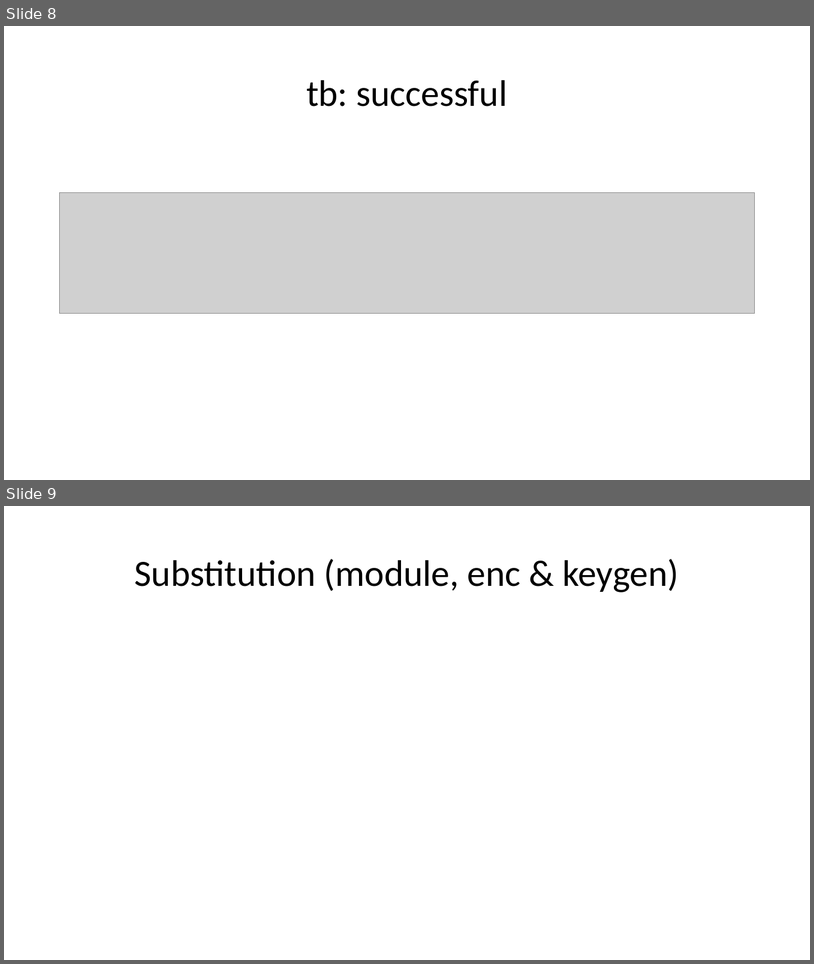
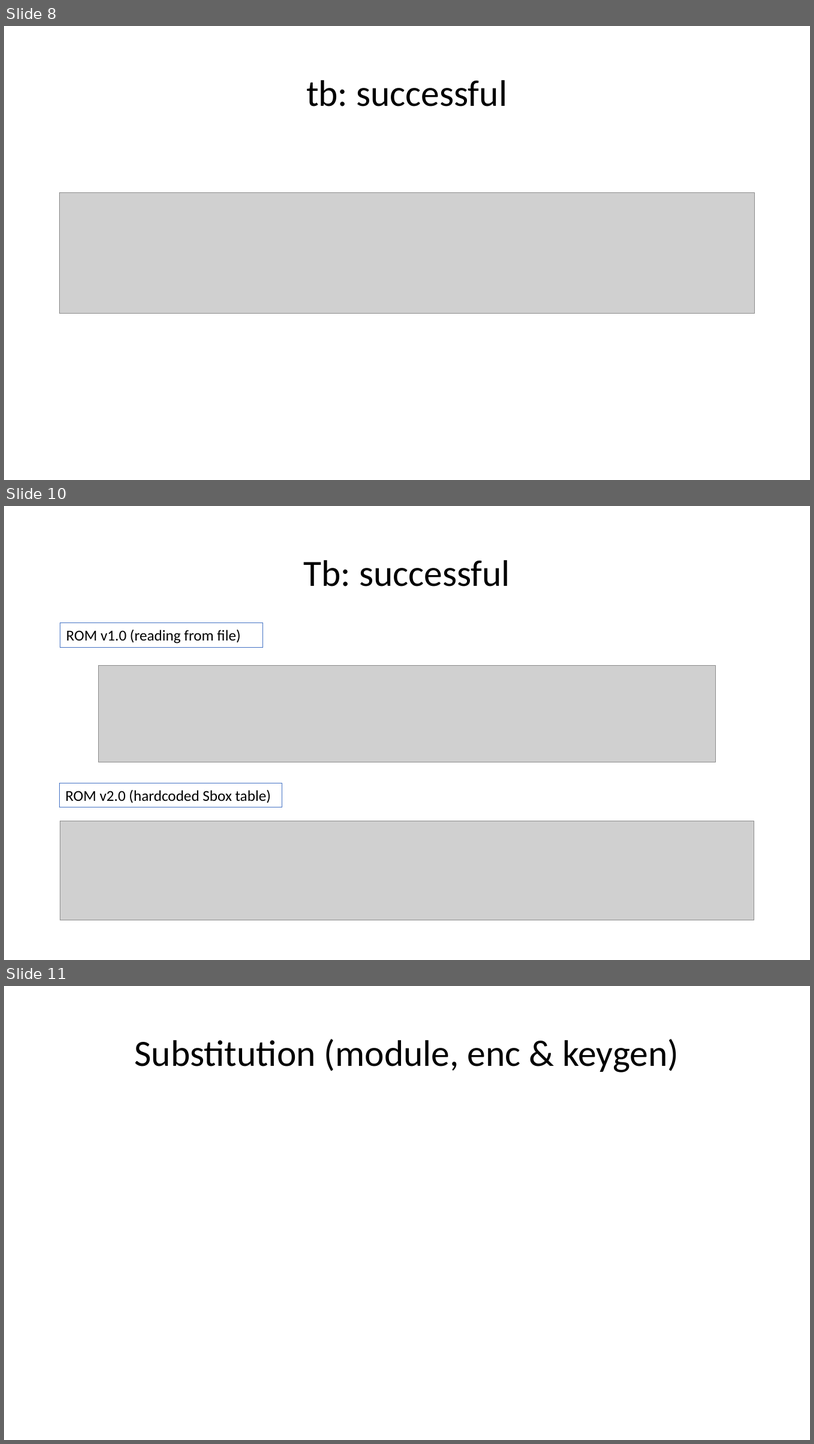
Before and after one commit to acarreteroc99/AES256-IP-Core, a slide deck: ASIC_hardware_blockLevelStructure.pptx. Shown one above the other, each under a label of ours: slides 8 and 9 before the commit, slides 8, 10 and 11 after it; the slides between them are not shown. The pictures are 814x964 and 814x1444 pixels, drawn with LibreOffice and Linux fonts; fonts in the diff are those of the drawing; grey boxes stand for pictures. Boxes give left, top, right and bottom in pixels: in the first picture for what was removed or moved away, otherwise in the second. Text is boxed around its words. In the diff, an @@ line names an element or a change of style, - is before the commit and + after.

```diff
--- a/ASIC_hardware_blockLevelStructure.pptx
+++ b/ASIC_hardware_blockLevelStructure.pptx
@@ slide 10 added at (4,506,810,960), background #FFFFFF @@
@@ title added at (303,560,510,586), 44 pt, text #000000 @@
+Tb: successful
@@ rectangle added at (60,623,263,647), outline #4472C4 0.75 pt, 18 pt, text #000000 @@
+ROM v1.0 (reading from file)
@@ picture added at (98,666,716,762) @@
@@ rectangle added at (60,783,282,807), outline #4472C4 0.75 pt, 18 pt, text #000000 @@
+ROM v2.0 (hardcoded Sbox table)
@@ picture added at (60,820,754,920) @@
@@ what was slide 9 is now slide 11 @@
```
Also in this commit, not shown: 1 slide changed, 1 other slide added.
